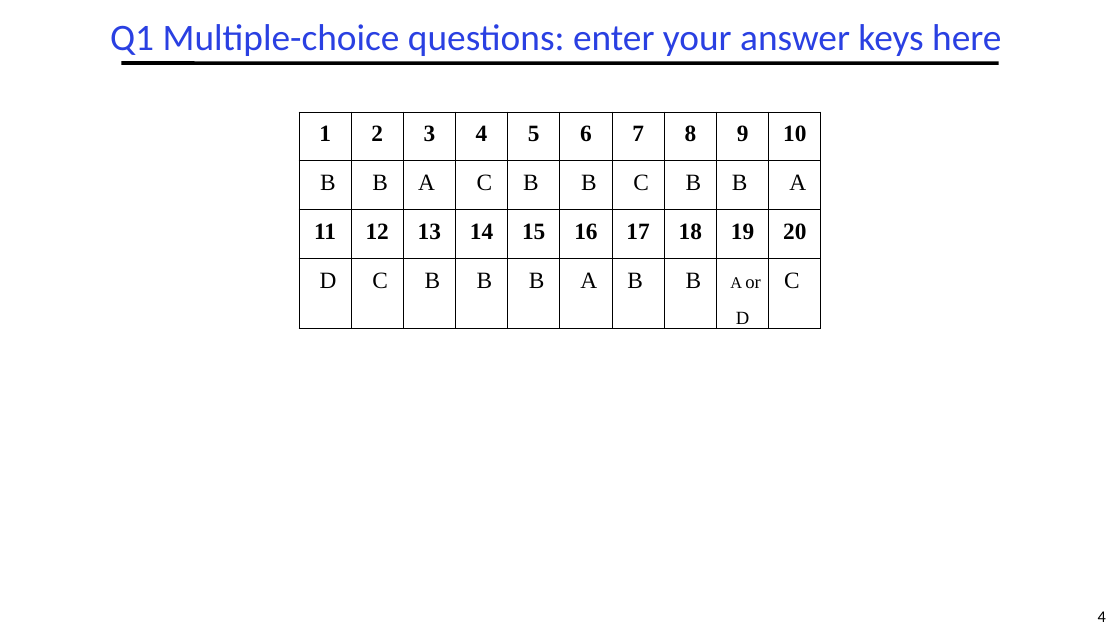
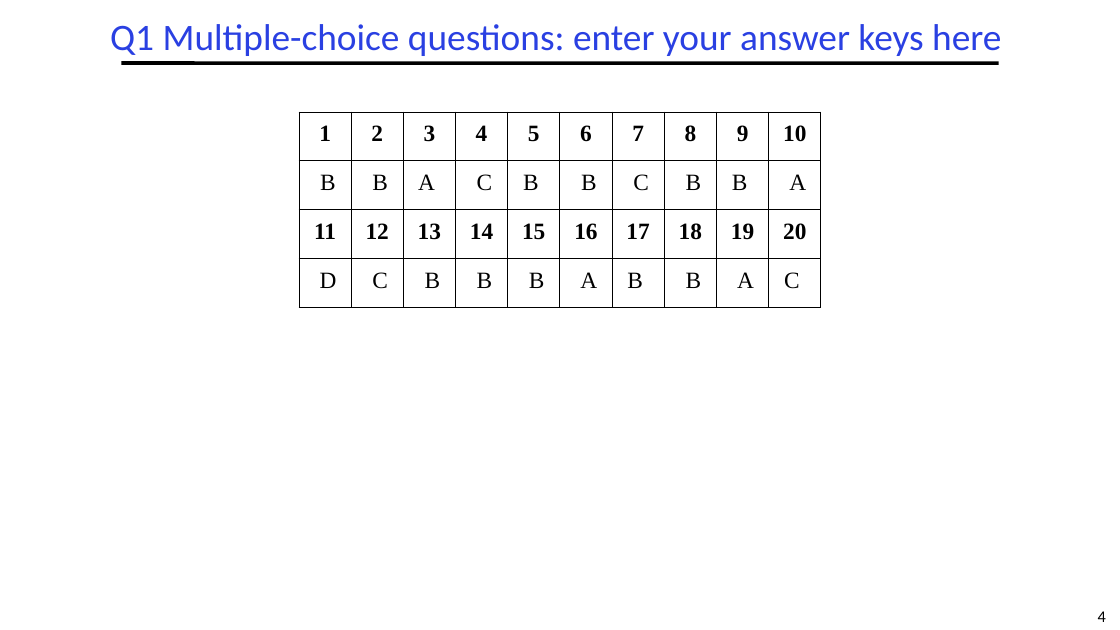
Before and after one commit to guhofstra/CSC256Fa25, a slide deck: slide 4 of PPTs/Exam/OS MidtermExam ANS Sp2025.pptx. Drawn at 1120x630 pixels with LibreOffice and Linux fonts; fonts in the diff are those of the drawing. Boxes give left, top, right and bottom in pixels: in the first picture for what was removed or moved away, otherwise in the second. Text is boxed around its words. In the diff, an @@ line names an element or a change of style, - is before the commit and + after.

```diff
--- a/PPTs/Exam/OS MidtermExam ANS Sp2025.pptx
+++ b/PPTs/Exam/OS MidtermExam ANS Sp2025.pptx
@@ table at (x1=299, y1=112, x2=820, y2=307) @@
-row 4, column 9: A or D
+row 4, column 9: A
```
Also in this commit, not shown: 9 other slides changed, 1 other file.
